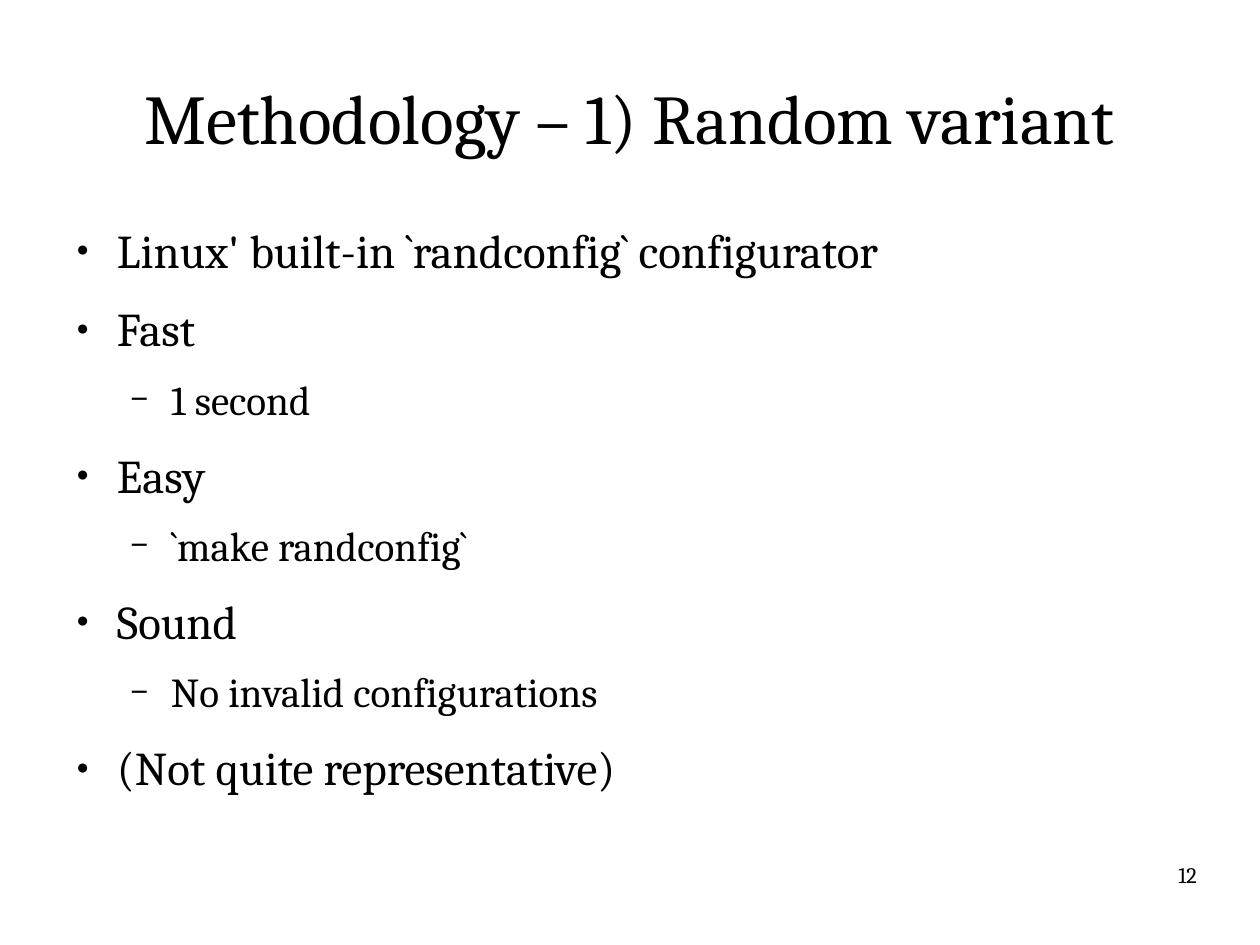
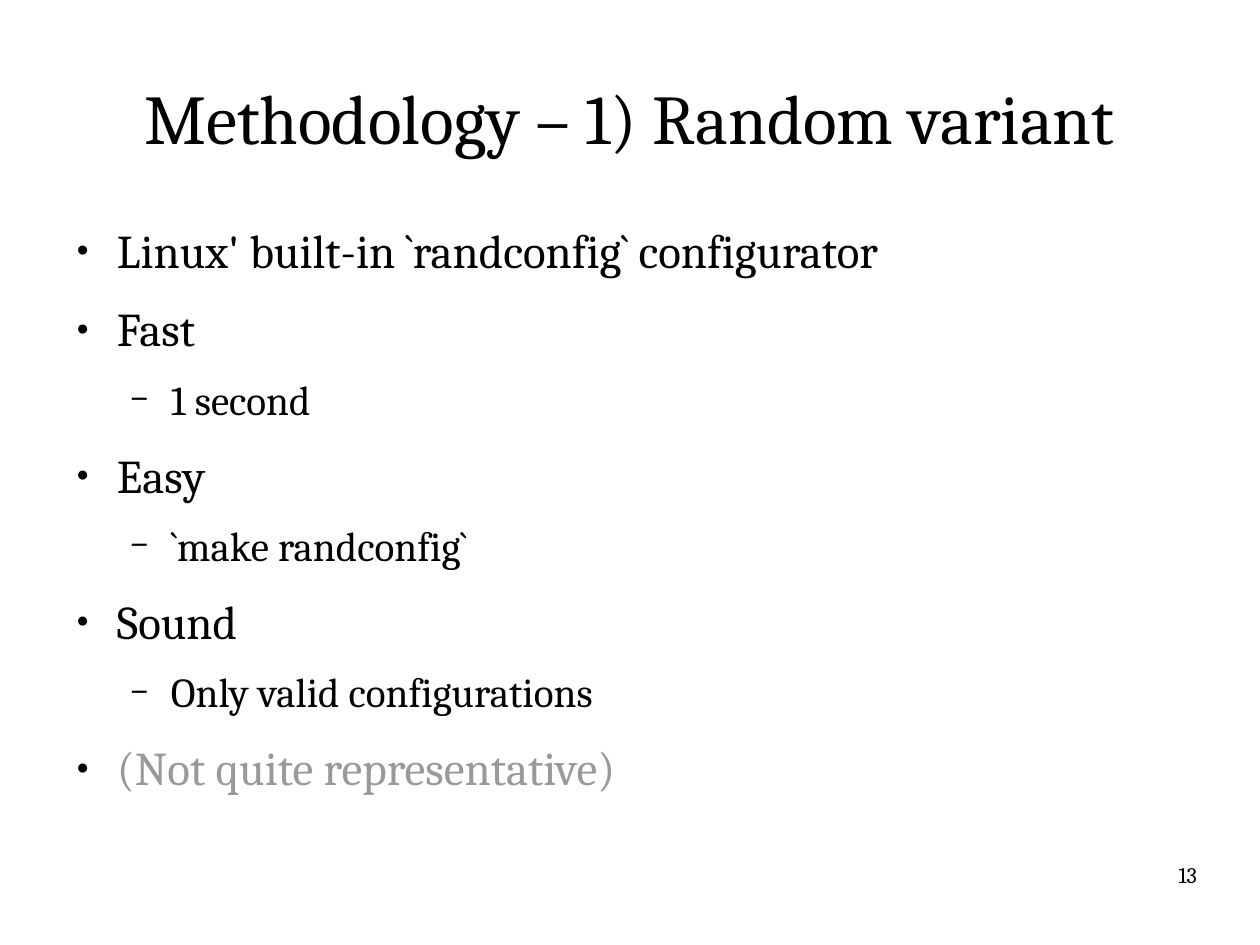
Before and after one commit to itu-square/quantify_linux_errors, a slide deck: slide 13 of notes/pres/pres.odp (slide 12 before the commit). Drawn at 1260x945 pixels with LibreOffice and Linux fonts; fonts in the diff are those of the drawing. Boxes give left, top, right and bottom in pixels: in the first picture for what was removed or moved away, otherwise in the second. Text is boxed around its words. In the diff, an @@ line names an element or a change of style, - is before the commit and + after.

```diff
--- a/notes/pres/pres.odp
+++ b/notes/pres/pres.odp
@@ text at box(171, 678, 593, 716): text changed @@
-  − No invalid configurations
+  − Only valid configurations
@@ text at box(117, 752, 616, 795): text colour #000000 to #999999 in "(Not quite representative)" @@
@@ page number at box(1179, 868, 1197, 883): text changed @@
-12
+13
```
Also in this commit, not shown: 14 other slides changed, 3 slides added, 1 slide removed, 1 other file.
